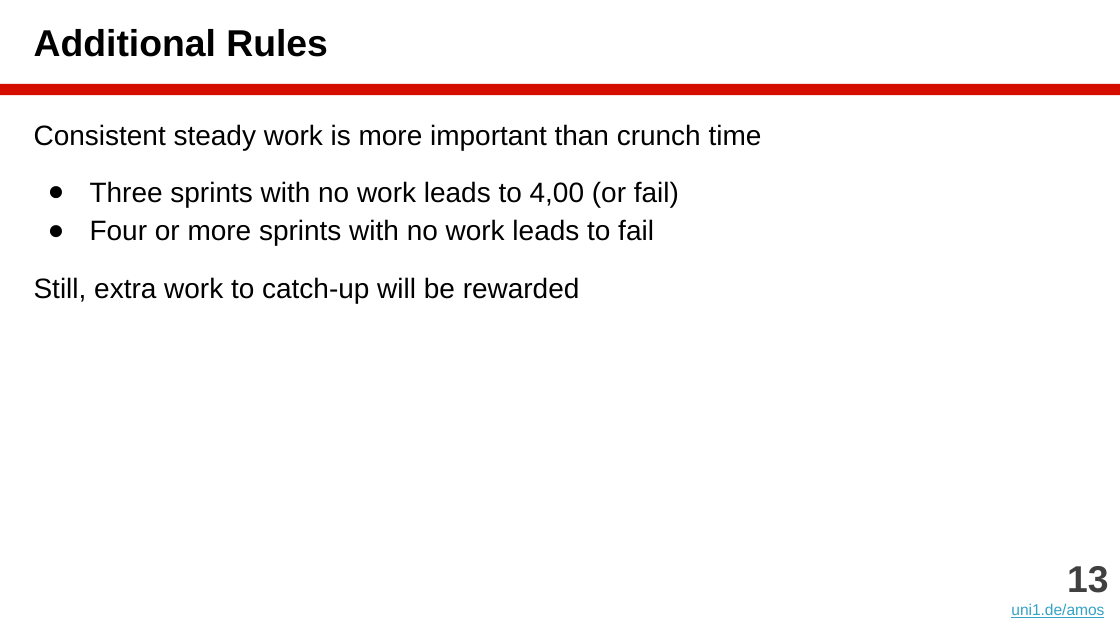
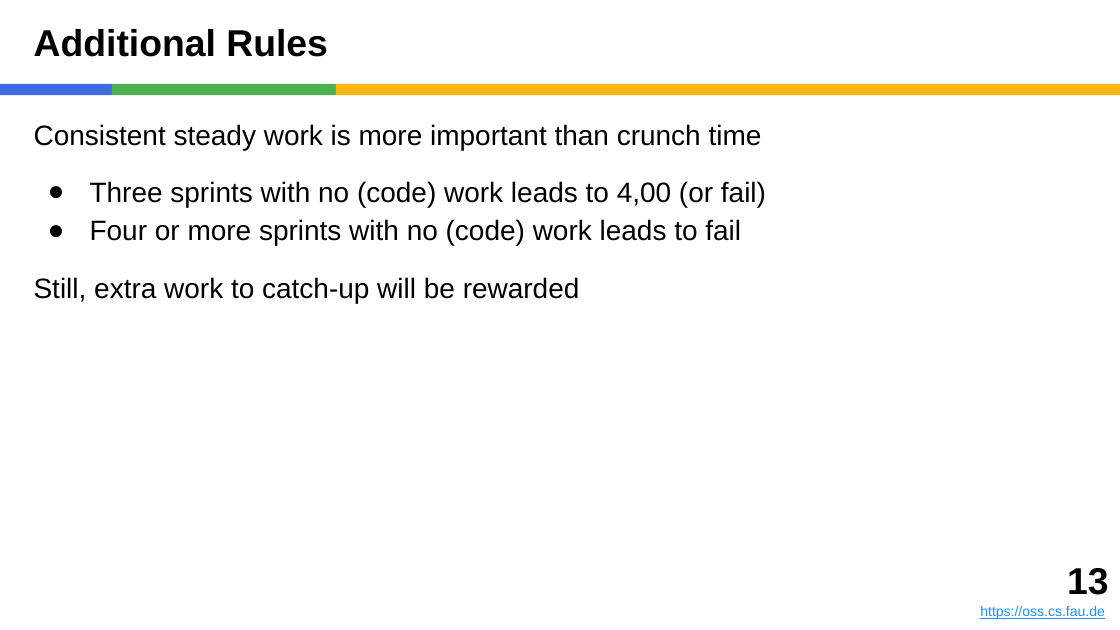
Before and after one commit to dirkriehle/amos-course, a slide deck: slide 13 of Lecture slides/AMOS A01 - Introduction.pptx. Drawn at 1120x630 pixels with LibreOffice and Linux fonts; fonts in the diff are those of the drawing. Boxes give left, top, right and bottom in pixels: in the first picture for what was removed or moved away, otherwise in the second. Text is boxed around its words. In the diff, an @@ line names an element or a change of style, - is before the commit and + after.

```diff
--- a/Lecture slides/AMOS A01 - Introduction.pptx
+++ b/Lecture slides/AMOS A01 - Introduction.pptx
@@ rectangle added at <box>0,84,112,95</box>, fill #4169E1 @@
@@ rectangle added at <box>112,84,336,95</box>, fill #4CAF50 @@
@@ rectangle: place and size @@
-rectangle at <box>0,84,1120,95</box>
+rectangle at <box>336,84,1120,95</box>
@@ rectangle at <box>336,84,1120,95</box>: fill #D50D01 to #FEB612 @@
@@ text at <box>90,181,766,246</box>: text changed @@
-● Three sprints with no work leads to 4,00 (or fail)
-● Four or more sprints with no work leads to fail
+● Three sprints with no (code) work leads to 4,00 (or fail)
+● Four or more sprints with no (code) work leads to fail
@@ text: place and size @@
-text at <box>1011,566,1108,618</box>
+text at <box>980,568,1108,619</box>
@@ text at <box>1067,568,1108,595</box>: text colour #404040 to #000000 in "13" @@
@@ text at <box>980,606,1105,619</box>: text changed; size 10 to 9 pt; text colour #34A3C5 to #1E90FF @@
-uni1.de/amos
+https://oss.cs.fau.de
```
Also in this commit, not shown: 26 other slides changed, 2 slides added, 2 slides removed, 6 other files.
